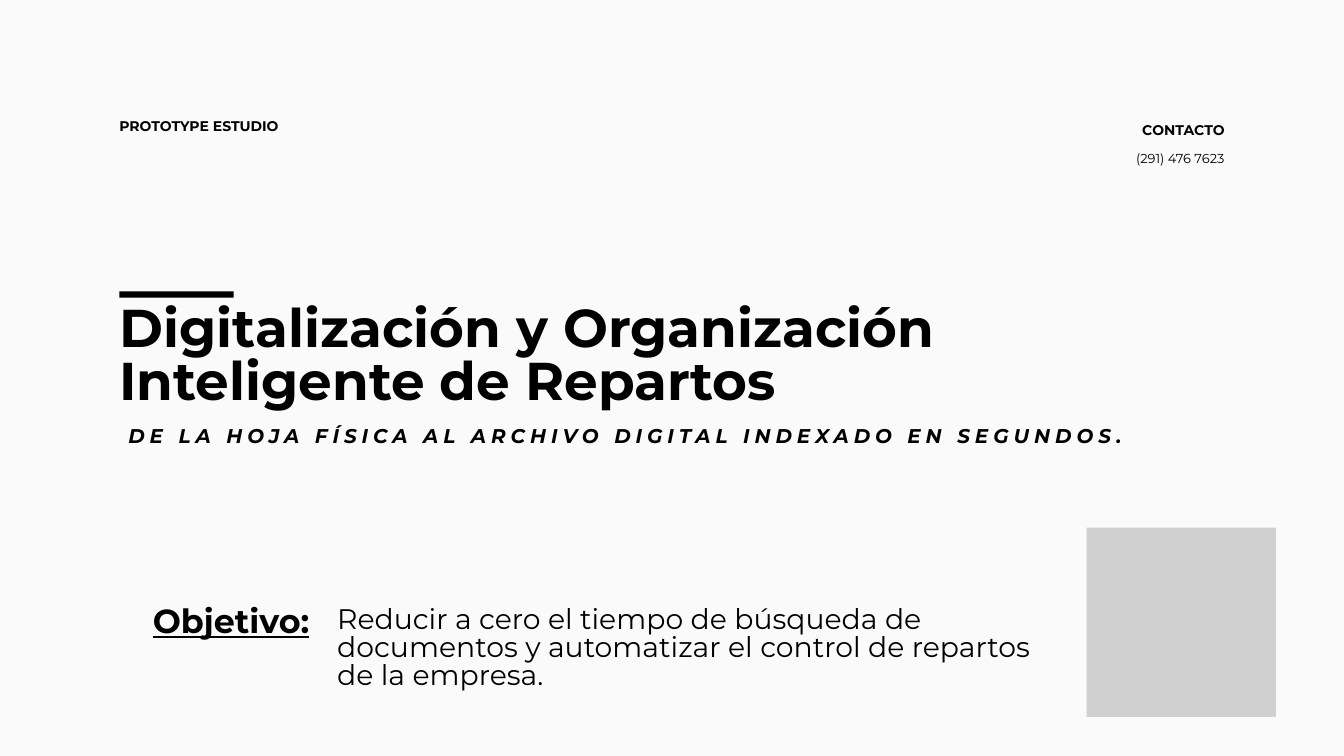
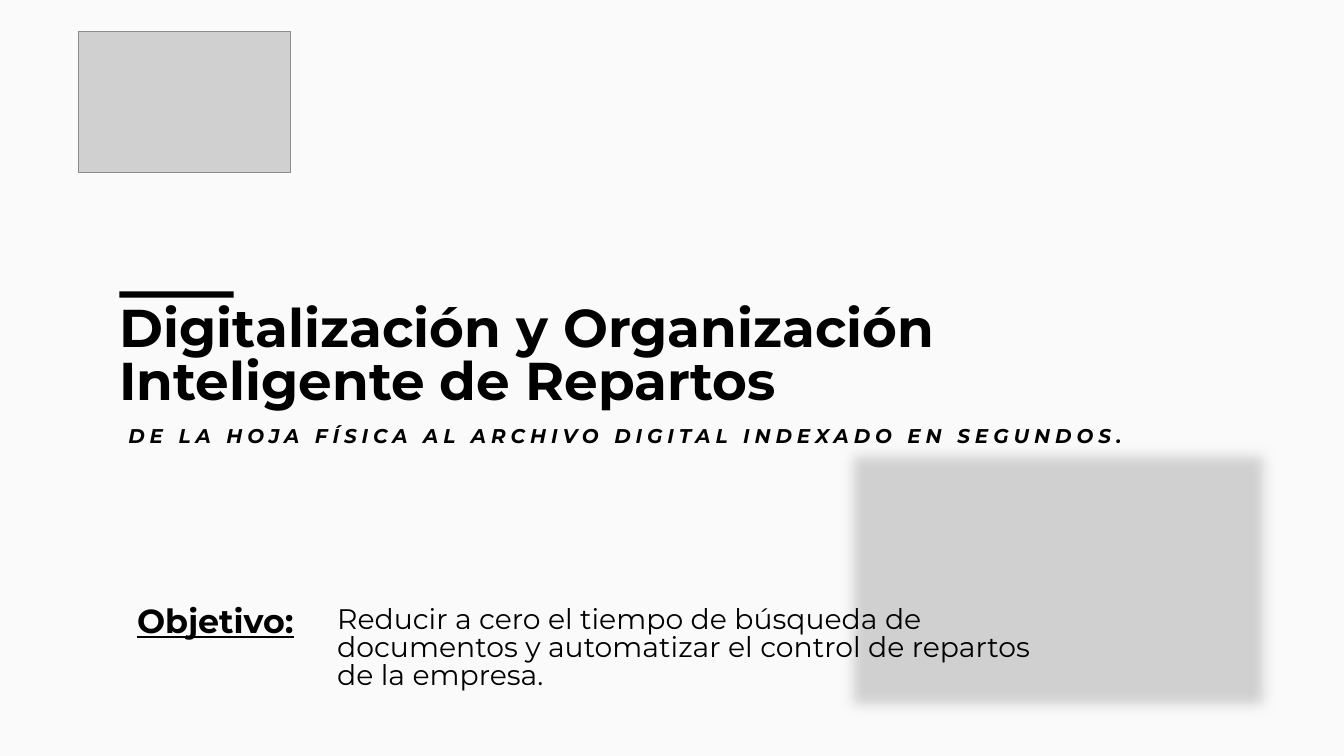
Before and after one commit to CordobaIsmael/Gestor_Archivos, a slide deck: slide 1 of Presentacion.pptx. Drawn at 1344x756 pixels with LibreOffice and Linux fonts; fonts in the diff are those of the drawing; grey boxes stand for pictures. Boxes give left, top, right and bottom in pixels: in the first picture for what was removed or moved away, otherwise in the second. Text is boxed around its words. In the diff, an @@ line names an element or a change of style, - is before the commit and + after.

```diff
--- a/Presentacion.pptx
+++ b/Presentacion.pptx
@@ picture added at (x1=79, y1=31, x2=291, y2=172) @@
@@ text removed at (x1=119, y1=121, x2=279, y2=131) @@
-PROTOTYPE ESTUDIO
@@ text removed at (x1=1142, y1=125, x2=1224, y2=135) @@
-CONTACTO
@@ text removed at (x1=1136, y1=153, x2=1224, y2=166) @@
-(291) 476 7623
@@ picture resized from (x1=1087, y1=528, x2=1276, y2=717) to (x1=840, y1=444, x2=1276, y2=717) @@
@@ text "Objetivo:" moved from (x1=153, y1=606, x2=309, y2=640) to (x1=137, y1=606, x2=293, y2=640) @@
```
Also in this commit, not shown: 3 other slides changed, 7 other files.
